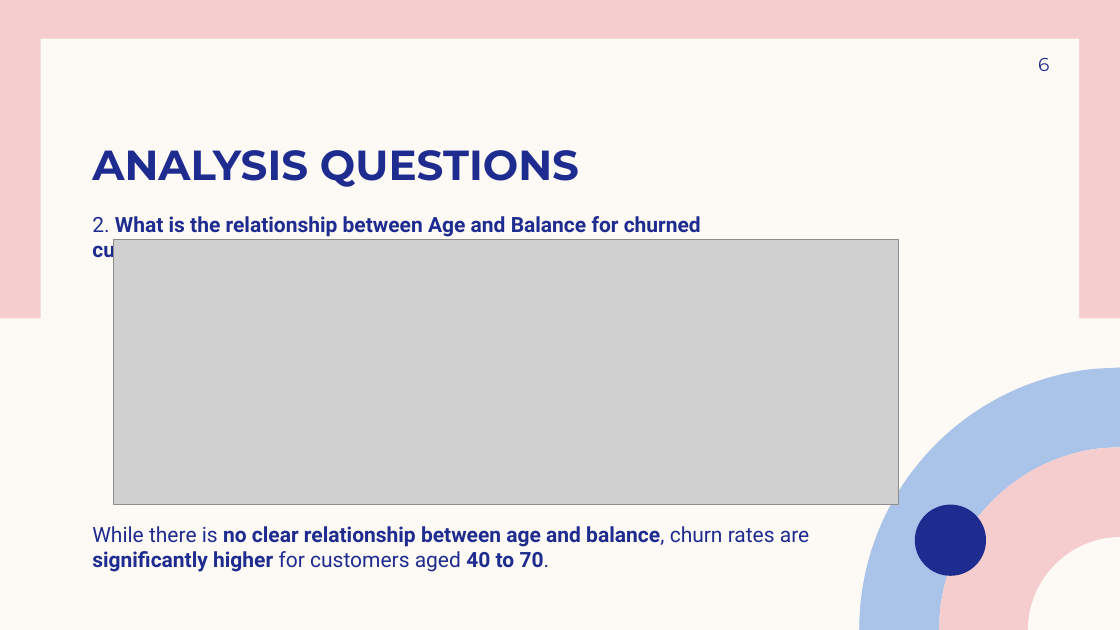
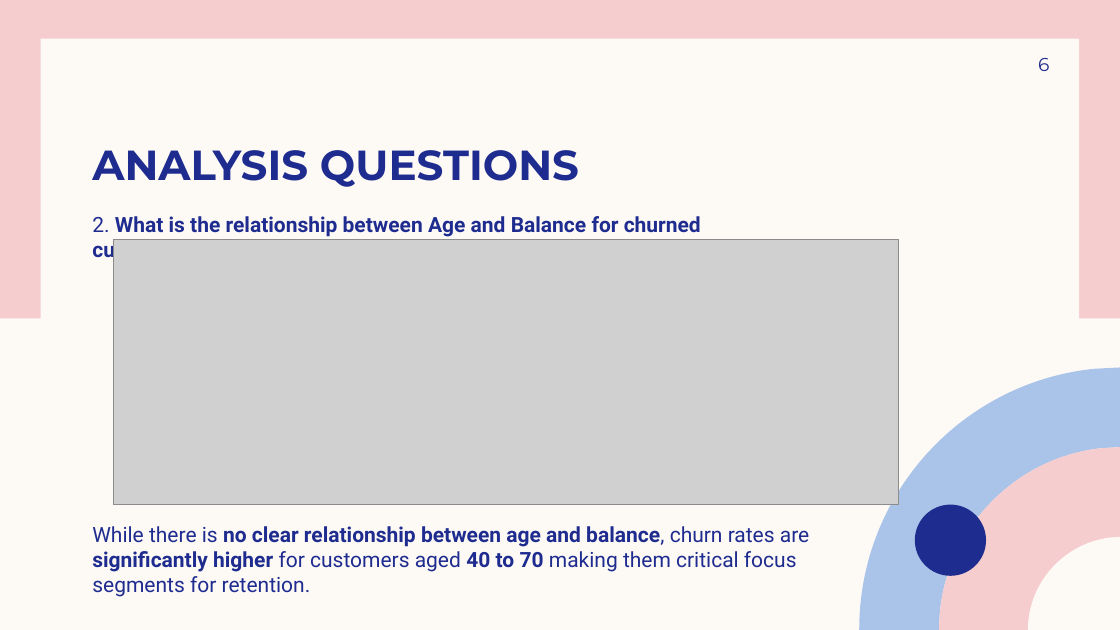
Before and after one commit to aelgarem1/Bank-Churn-Analysis, a slide deck: slide 6 of Bankchurn.pptx. Drawn at 1120x630 pixels with LibreOffice and Linux fonts; fonts in the diff are those of the drawing; grey boxes stand for pictures. Boxes give left, top, right and bottom in pixels: in the first picture for what was removed or moved away, otherwise in the second. Text is boxed around its words. In the diff, an @@ line names an element or a change of style, - is before the commit and + after.

```diff
--- a/Bankchurn.pptx
+++ b/Bankchurn.pptx
@@ text at (92, 526, 809, 597): text changed; bold off @@
-While there is no clear relationship between age and balance, churn rates are significantly higher for customers aged 40 to 70.
+While there is no clear relationship between age and balance, churn rates are significantly higher for customers aged 40 to 70 making them critical focus segments for retention.
```
Also in this commit, not shown: 4 other slides changed.
